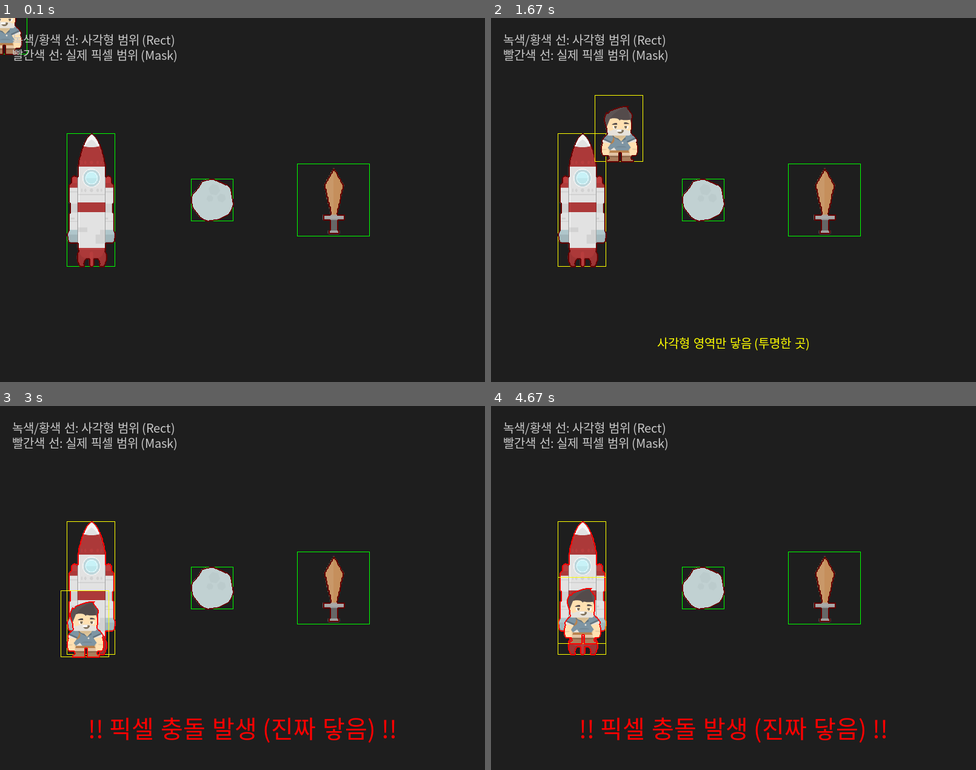
Above: before the commit, frames 1-4 (two rows, left to right).
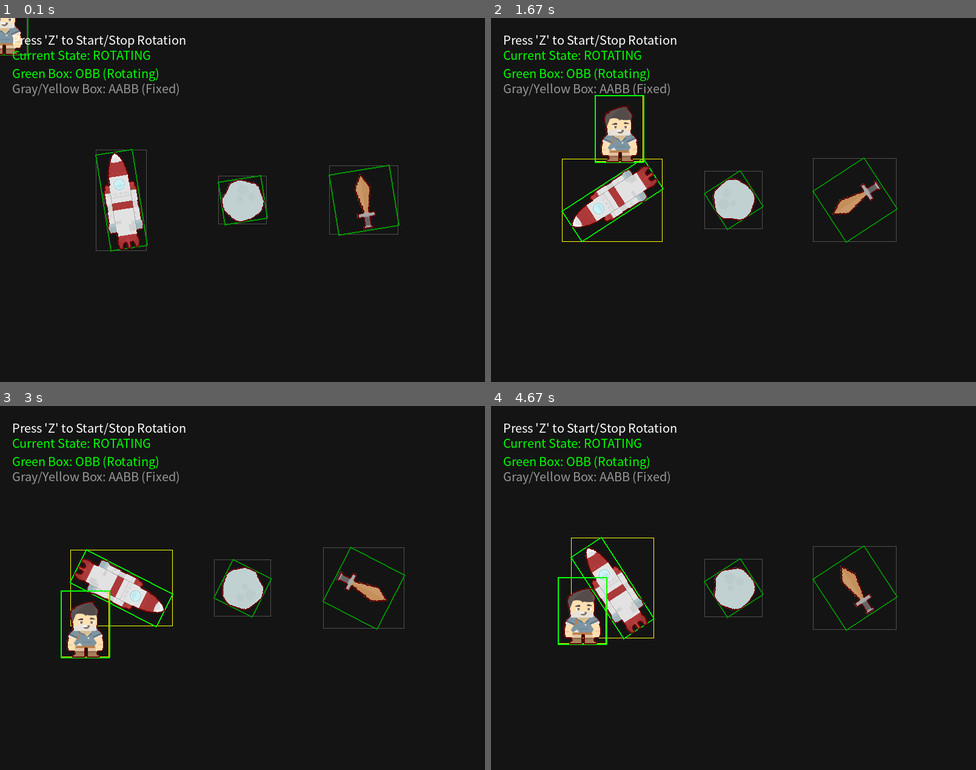
Above: after the commit, the same moments.

Repository: hsh060425/myfirstgame
Game: pygame game, started from vs_hsh/sprite_test.py
Two runs of this game, one before a commit and one after it. Both use one fixed random seed, a clock stepped at 60 frames per second and the inputs below.
Inputs (mouse positions are in pixels of both pictures, inside the frame that each line leads up to):
- Up to frame 1 (0.1 s): no input
- Up to frame 2 (1.67 s): click (733, 200) at 0.38 s; tap Z at 0.73, 1.03 s; click (617, 203) at 0.75 s; click (912, 327) at 1.22 s; click (617, 127) at 1.55 s
- Up to frame 3 (3 s): click (242, 631) at 1.88 s; click (174, 511) at 2.22 s; click (412, 682) at 2.55 s; click (87, 624) at 2.88 s
- Up to frame 4 (4.67 s): click (592, 518) at 3.22 s; click (617, 653) at 3.55 s; click (908, 671) at 3.88 s; click (588, 722) at 4.22 s; click (583, 609) at 4.55 s

The runs differ from the first frame. In frame 1, 8.4% of the frame differs, in the area x 0-83%, y 0-69%; in frame 2, 8.6%; in frame 3, 8.5%; in frame 4, 8.8%, in the area x 2-84%, y 4-93%.

Commit message:
zkey_rotate

Diff:
--- a/vs_hsh/sprite_test.py
+++ b/vs_hsh/sprite_test.py
@@ -4,104 +4,132 @@
 # --- 초기화 ---
 pygame.init()
 screen = pygame.display.set_mode((800, 600))
-pygame.display.set_caption("충돌 감지 테스트 (마우스로 움직여보세요)")
+pygame.display.set_caption("회전 토글 및 OBB 테스트 (Z: 정지/시작)")
 clock = pygame.time.Clock()
-# 한글 폰트 설정 (시스템에 따라 폰트명이 다를 수 있음)
+
 try:
     font = pygame.font.SysFont("malgungothic", 20)
-    big_font = pygame.font.SysFont("malgungothic", 40)
+    big_font = pygame.font.SysFont("malgungothic", 35)
 except:
     font = pygame.font.SysFont("arial", 20)
-    big_font = pygame.font.SysFont("arial", 40)
+    big_font = pygame.font.SysFont("arial", 35)
 
 class Entity(pygame.sprite.Sprite):
     def __init__(self, name, pos, size=None):
         super().__init__()
         self.name = name
-        self.image = load_sprite(name, size)
+        self.original_image = load_sprite(name, size)
+        self.image = self.original_image.copy()
         self.rect = self.image.get_rect(center=pos)
         self.mask = pygame.mask.from_surface(self.image)
 
-        # 충돌 상태 변수
-        self.is_rect_hit = False  # 사각형 영역이 닿았는가?
-        self.is_mask_hit = False  # 실제 픽셀이 닿았는가?
+        self.pos = pygame.Vector2(pos)
+        self.angle = 0
+        self.is_rect_hit = False
+        self.is_mask_hit = False
+
+    def update_rotation(self, speed):
+        """이미지를 회전시키고 마스크와 사각형을 업데이트"""
+        self.angle += speed
+        self.image = pygame.transform.rotate(self.original_image, self.angle)
+        self.rect = self.image.get_rect(center=self.pos)
+        self.mask = pygame.mask.from_surface(self.image)
 
     def draw_debug(self, surface):
-        # 1. 이미지 그리기
         surface.blit(self.image, self.rect)
 
-        # 2. 사각형(Rect) 콜리전 표시 (사각형이 닿으면 노란색, 아니면 녹색)
-        rect_color = (255, 255, 0) if self.is_rect_hit else (0, 255, 0)
-        pygame.draw.rect(surface, rect_color, self.rect, 1)
+        # 1. AABB 표시 (기울어지지 않은 사각형)
+        aabb_color = (255, 255, 0) if self.is_rect_hit else (80, 80, 80)
+        pygame.draw.rect(surface, aabb_color, self.rect, 1)
 
-        # 3. 픽셀(Mask) 콜리전 표시 (픽셀이 닿으면 빨간색, 아니면 어두운 빨간색)
+        # 2. OBB 표시 (물체와 함께 회전하는 초록색 사각형)
+        self.draw_obb(surface)
+
+        # 3. 마스크(픽셀) 표시 (빨간색)
         mask_color = (255, 0, 0) if self.is_mask_hit else (100, 0, 0)
         outline_points = self.mask.outline()
         if len(outline_points) > 1:
             real_points = [(p[0] + self.rect.x, p[1] + self.rect.y) for p in outline_points]
             pygame.draw.lines(surface, mask_color, True, real_points, 2)
 
+    def draw_obb(self, surface):
+        """회전된 네 꼭짓점을 계산하여 초록색 OBB 그리기"""
+        w, h = self.original_image.get_size()
+        pts = [pygame.Vector2(-w/2, -h/2), pygame.Vector2(w/2, -h/2),
+               pygame.Vector2(w/2, h/2), pygame.Vector2(-w/2, h/2)]
+
+        rotated_pts = [p.rotate(-self.angle) + self.pos for p in pts]
+        color = (0, 255, 0) if self.is_rect_hit else (0, 150, 0)
+        pygame.draw.lines(surface, color, True, rotated_pts, 2)
+
 # --- 객체 생성 ---
-# 장애물들
 obstacles = [
-    Entity("rocket", (150, 300), (80, 220)),
-    Entity("stone", (350, 300)),
-    Entity("sword", (550, 300), (120, 120))
+    Entity("rocket", (200, 300), (60, 160)),
+    Entity("stone", (400, 300)),
+    Entity("sword", (600, 300), (100, 100))
 ]
-
-# 플레이어 (모험가)
 player = Entity("adventurer", (700, 100))
 
+# --- 상태 변수 ---
+is_rotating = True  # 회전 여부를 결정하는 토글 변수
 running = True
+
 while running:
-    screen.fill((30, 30, 30))
+    screen.fill((20, 20, 20))
 
+    # 이벤트 처리
     for event in pygame.event.get():
         if event.type == pygame.QUIT:
             running = False
 
-    # 1. 플레이어 위치 업데이트 (마우스 위치)
+        # Z 키를 누를 때마다 회전 상태를 반전(토글) 시킵니다.
+        if event.type == pygame.KEYDOWN:
+            if event.key == pygame.K_z:
+                is_rotating = not is_rotating
+
+    # 1. 업데이트
     player.rect.center = pygame.mouse.get_pos()
+    player.pos = pygame.Vector2(player.rect.center)
 
-    # 2. 충돌 상태 초기화
-    player.is_rect_hit = False
-    player.is_mask_hit = False
+    # 토글 상태가 True일 때만 회전 업데이트를 수행합니다.
+    if is_rotating:
+        for obs in obstacles:
+            obs.update_rotation(1.5) # 회전 속도
+
+    # 2. 충돌 체크 초기화 및 수행
+    player.is_rect_hit = player.is_mask_hit = False
     for obs in obstacles:
-        obs.is_rect_hit = False
-        obs.is_mask_hit = False
+        obs.is_rect_hit = obs.is_mask_hit = False
 
-    # 3. 모든 장애물과 충돌 체크
-    for obs in obstacles:
-        # (A) 사각형 충돌 체크 (Rect)
         if player.rect.colliderect(obs.rect):
-            player.is_rect_hit = True
-            obs.is_rect_hit = True
+            obs.is_rect_hit = player.is_rect_hit = True
 
-            # (B) 사각형이 닿았다면, 더 정밀한 픽셀 충돌 체크 (Mask)
-            # 두 객체의 상대적인 거리(offset)를 계산하여 겹치는지 확인
             offset = (obs.rect.x - player.rect.x, obs.rect.y - player.rect.y)
             if player.mask.overlap(obs.mask, offset):
-                player.is_mask_hit = True
-                obs.is_mask_hit = True
+                obs.is_mask_hit = player.is_mask_hit = True
 
-    # 4. 그리기
+    # 3. 그리기
     for obs in obstacles:
         obs.draw_debug(screen)
     player.draw_debug(screen)
 
-    # 5. 화면 하단에 텍스트 알림 표시
+    # 4. 정보 및 상태 표시
+    status_text = "ROTATING" if is_rotating else "STOPPED"
+    status_color = (0, 255, 0) if is_rotating else (255, 100, 100)
+
+    info_z = font.render(f"Press 'Z' to Start/Stop Rotation", True, (255, 255, 255))
+    info_status = font.render(f"Current State: {status_text}", True, status_color)
+    info_obb = font.render("Green Box: OBB (Rotating)", True, (0, 255, 0))
+    info_aabb = font.render("Gray/Yellow Box: AABB (Fixed)", True, (150, 150, 150))
+
+    screen.blit(info_z, (20, 20))
+    screen.blit(info_status, (20, 45))
+    screen.blit(info_obb, (20, 75))
+    screen.blit(info_aabb, (20, 100))
+
     if player.is_mask_hit:
-        msg = big_font.render("!! 픽셀 충돌 발생 (진짜 닿음) !!", True, (255, 0, 0))
-        screen.blit(msg, (screen.get_width()//2 - msg.get_width()//2, 500))
-    elif player.is_rect_hit:
-        msg = font.render("사각형 영역만 닿음 (투명한 곳)", True, (255, 255, 0))
+        msg = big_font.render("PIXEL COLLISION!", True, (255, 0, 0))
         screen.blit(msg, (screen.get_width()//2 - msg.get_width()//2, 520))
-
-    # 가이드 텍스트
-    txt1 = font.render("녹색/황색 선: 사각형 범위 (Rect)", True, (200, 200, 200))
-    txt2 = font.render("빨간색 선: 실제 픽셀 범위 (Mask)", True, (200, 200, 200))
-    screen.blit(txt1, (20, 20))
-    screen.blit(txt2, (20, 45))
 
     pygame.display.flip()
     clock.tick(60)
